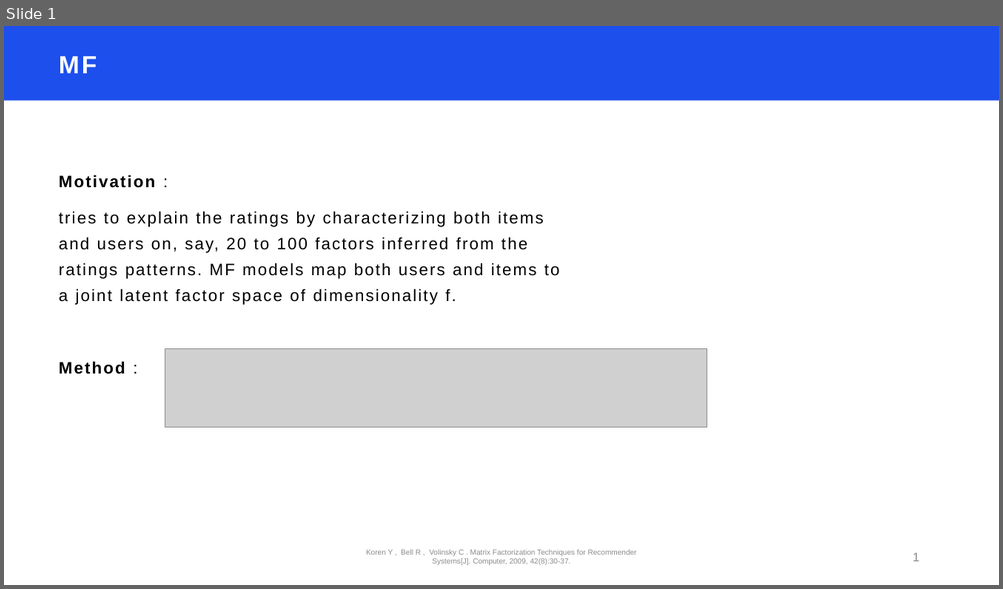
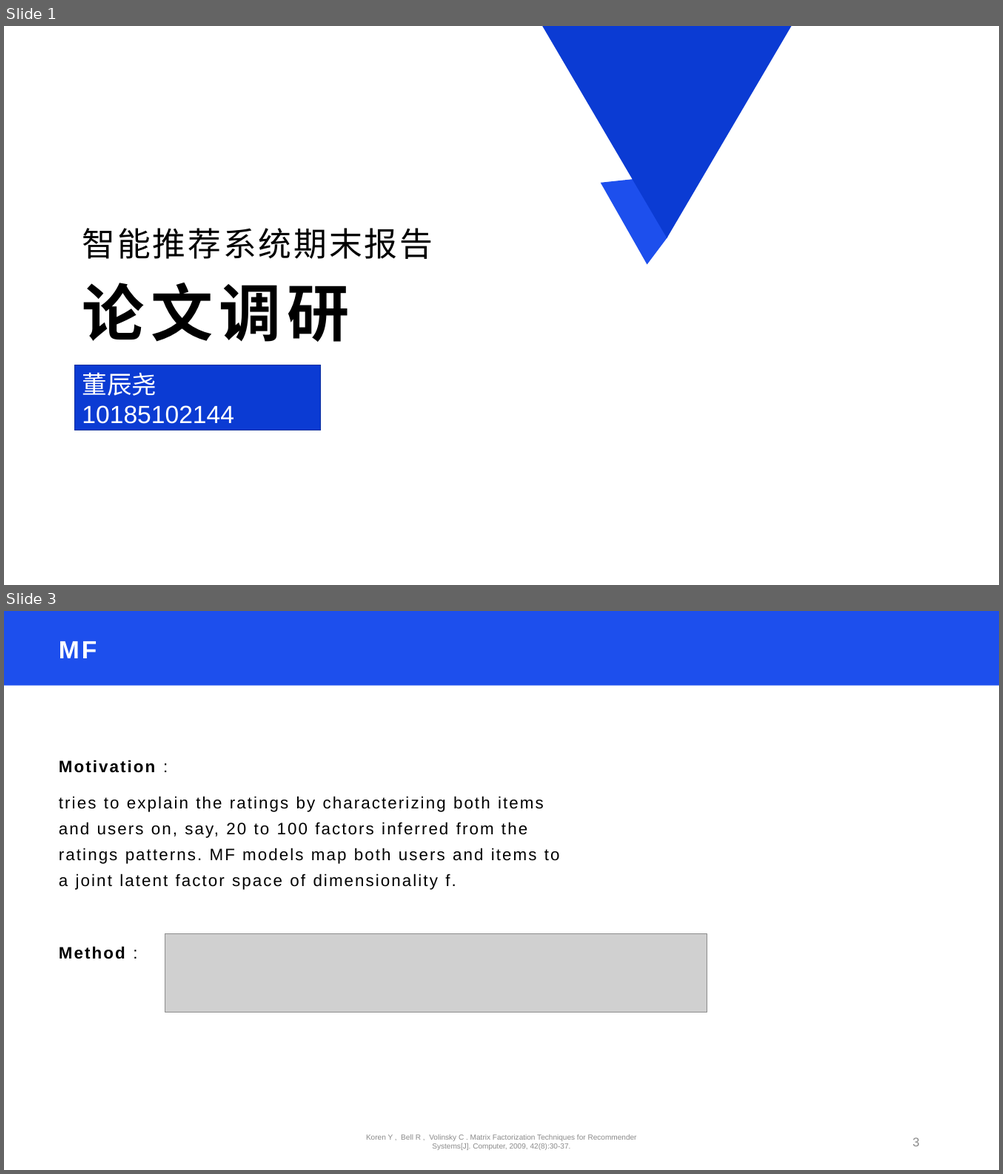
Before and after one commit to Jacky-007/master, a slide deck: 最终作业论文调研/期末展示.pptx. Shown one above the other, each under a label of ours: slide 1 before the commit, slides 1 and 3 after it; the slides between them are not shown. The pictures are 1003x589 and 1003x1174 pixels, drawn with LibreOffice and Linux fonts; fonts in the diff are those of the drawing; grey boxes stand for pictures; background and template pictures are left out. Boxes give left, top, right and bottom in pixels: in the first picture for what was removed or moved away, otherwise in the second. Text is boxed around its words. In the diff, an @@ line names an element or a change of style, - is before the commit and + after.

```diff
--- a/最终作业论文调研/期末展示.pptx
+++ b/最终作业论文调研/期末展示.pptx
@@ slide 1 added at bbox=[4, 26, 999, 585], background #FFFFFF @@
@@ triangle added at bbox=[542, 26, 791, 238], fill #0B3BD3 @@
@@ trapezoid added at bbox=[600, 167, 674, 265], fill #1D4FED @@
@@ subtitle added at bbox=[82, 228, 433, 259], 32 pt, text #000000 @@
+智能推荐系统期末报告
@@ title added at bbox=[82, 283, 350, 342], 60 pt, text #000000, bold @@
+论文调研
@@ rectangle added at bbox=[75, 366, 320, 431], fill #0B3BD3, outline #082C9C 1 pt @@
@@ text added at bbox=[82, 372, 234, 424], 24 pt, text #FFFFFF @@
+董辰尧
+10185102144
@@ rectangle added at bbox=[84, 366, 259, 403], fill #0B3BD3 @@
@@ what was slide 1 is now slide 3 @@
@@ page number at bbox=[912, 1138, 919, 1147]: text changed @@
-1
+3
```
Also in this commit, not shown: 2 slides changed, 6 other slides added, 13 other files.
